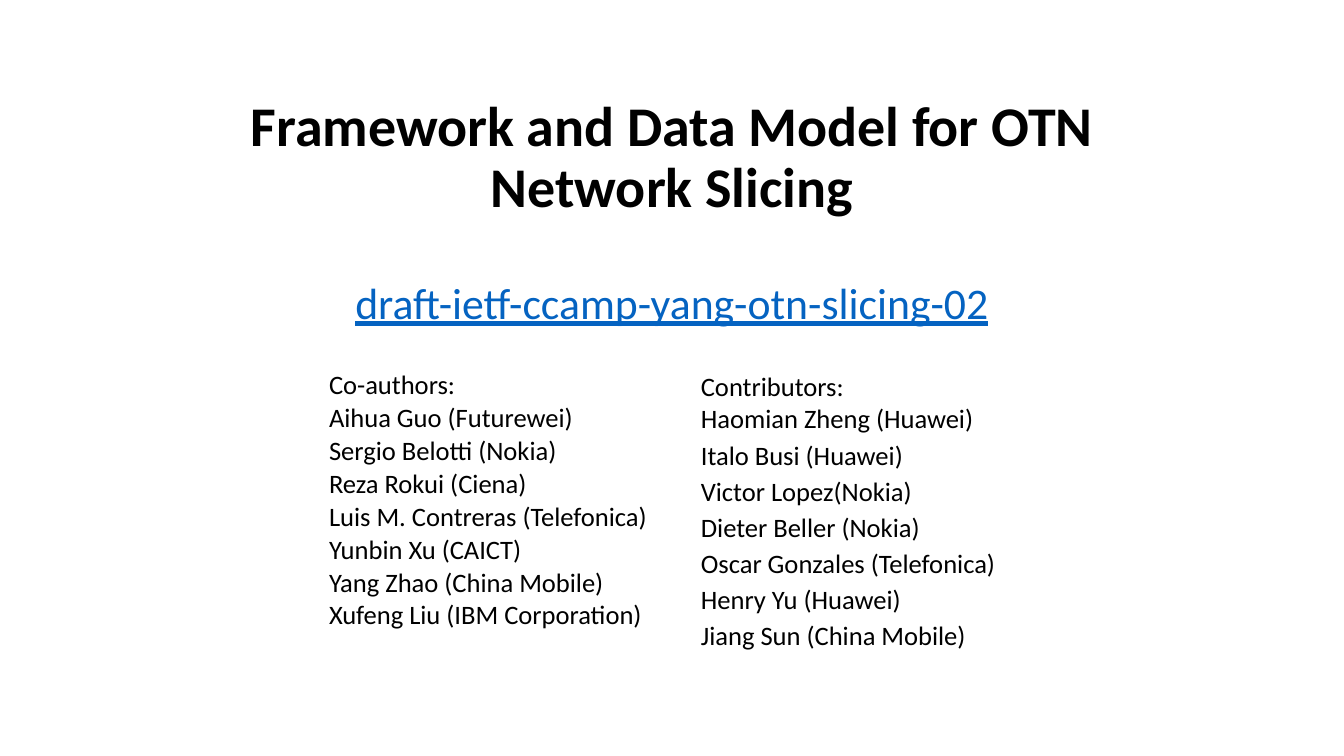
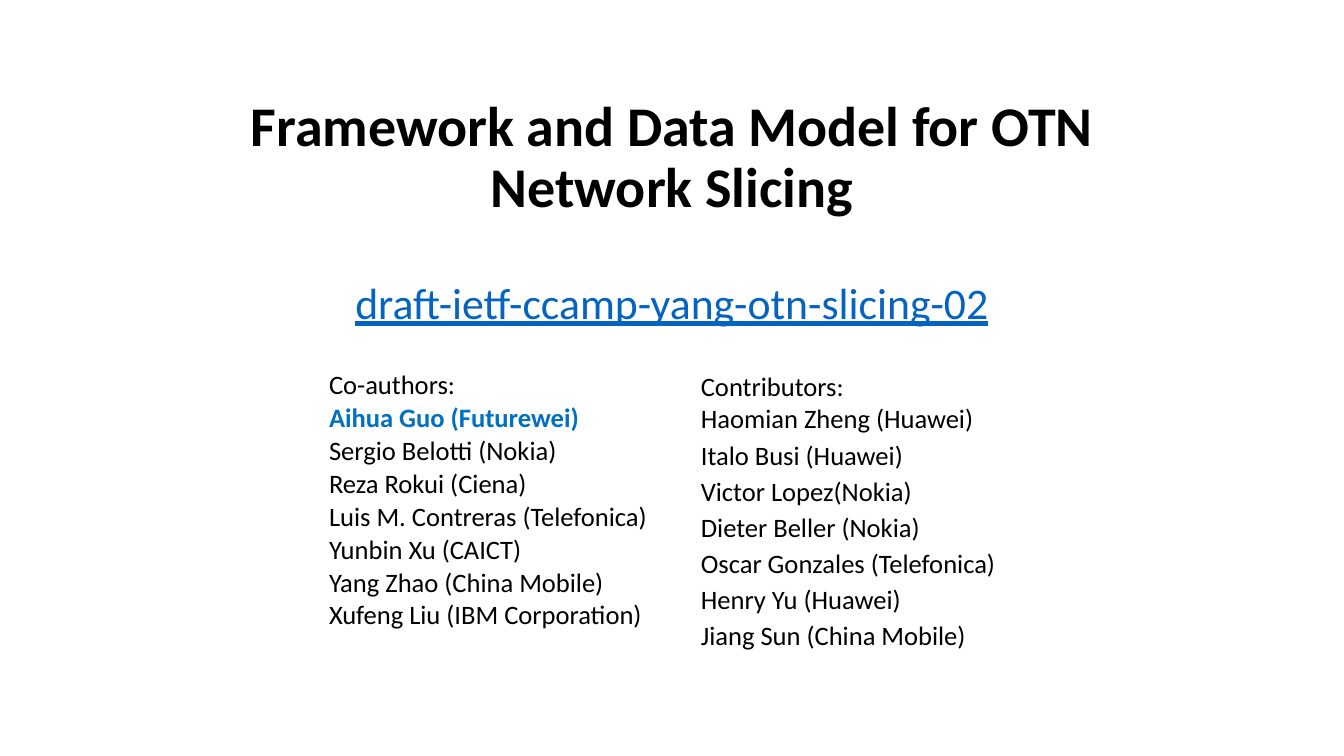
Before and after one commit to aguoietf/ietf-ccamp-yang-otn-slicing, a slide deck: slide 1 of Meeting Materials/draft-ietf-ccamp-yang-otn-slicing-02.pptx. Drawn at 1344x756 pixels with LibreOffice and Linux fonts; fonts in the diff are those of the drawing. Boxes give left, top, right and bottom in pixels: in the first picture for what was removed or moved away, otherwise in the second. Text is boxed around its words. In the diff, an @@ line names an element or a change of style, - is before the commit and + after.

```diff
--- a/Meeting Materials/draft-ietf-ccamp-yang-otn-slicing-02.pptx
+++ b/Meeting Materials/draft-ietf-ccamp-yang-otn-slicing-02.pptx
@@ subtitle at [329, 407, 579, 431]: text colour #000000 to #0070C0, bold on in "Aihua Guo (Futurewei)" @@
```
